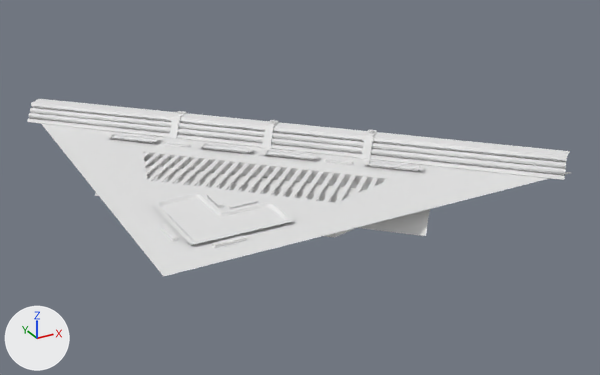
The FBX model Assets/GA/FBX/m_SolTriangle1x1_01.FBX, before and after one commit.
Camera for both pictures: a 50 mm lens placed at (-0.413, -1.258, 0.744), pointed at (0.518, 0.436, -0.103). The axes (+X, +Y, +Z) are drawn at lower left. The lights are the same throughout.

Names of what the first picture shows: 'triangle1*1'.
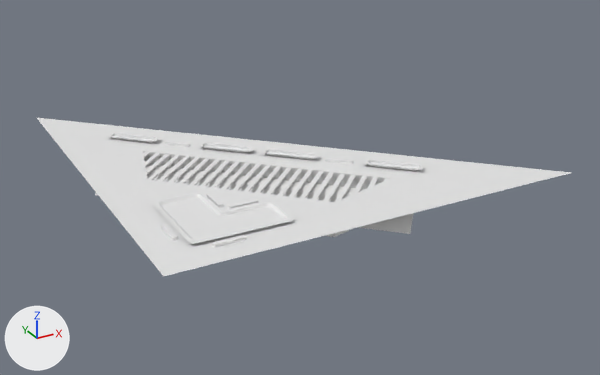
Where the change shows, as pixel boxes (x1, y1, x2, y2) in the pictures (600 x 375 px; the box of a moved part takes in the faces that stretch with it):
'triangle1*1', reshaped, rescaled, turned: before (27, 99, 571, 276); after (37, 118, 571, 276)
part 1 of me_mesh, moved or reshaped: before (146, 154, 170, 175); after (146, 154, 170, 174)
part 2 of me_mesh, moved or reshaped: before (148, 156, 180, 181); after (148, 155, 180, 180)
part 3 of me_mesh, moved or reshaped: before (158, 157, 190, 182); after (157, 156, 190, 181)
part 4 of me_mesh, moved or reshaped: before (190, 160, 220, 186); after (189, 159, 220, 185)
part 5 of me_mesh, moved or reshaped: (200, 161, 230, 187) in both
part 6 of me_mesh, moved or reshaped: before (243, 166, 271, 192); after (244, 165, 271, 192)
part 7 of me_mesh, moved or reshaped: before (255, 167, 281, 194); after (255, 166, 281, 193)
part 8 of me_mesh, moved or reshaped: before (266, 168, 292, 195); after (266, 167, 292, 194)
part 9 of me_mesh, moved or reshaped: before (335, 175, 356, 203); after (335, 174, 356, 202)
part 10 of me_mesh, moved or reshaped: before (352, 176, 368, 196); after (352, 176, 367, 195)
part 11 of me_mesh, moved or reshaped: before (199, 142, 255, 153); after (198, 142, 255, 153)
part 12 of me_mesh, moved or reshaped: before (107, 133, 160, 143); after (107, 132, 161, 142)
part 13 of me_mesh, moved or reshaped: (364, 159, 424, 171) in both
part 14 of me_mesh, moved or reshaped: before (262, 149, 320, 160); after (262, 148, 320, 159)
part 15 of me_mesh, deleted: before (27, 99, 570, 210)
part 16 of me_mesh, moved or reshaped: before (41, 123, 571, 250); after (37, 118, 571, 250)

Edits to the bpy script that builds the scene:
```text
Change me_mesh:
    used by ob_triangle1_1; location = (0.0, 0.0, 0.0); rotation_euler = (0.0, 0.0, 0.778), in degrees (0, 0, 45); scale = (0.0254, 0.0364, 0.0254)
    remove me_mesh.from_pydata(...)  # 1372 vertices, 2291 faces; spans x 0.0..28.7, y -19.3..19.6, z -3.3..2.1
    add me_mesh.from_pydata(...)  # 926 vertices, 1507 faces; spans x 0.0..39.4, y 0.0..39.4, z -3.3..0.3
    me_mesh part 1: the loose piece of 8 vertices spanning x 15.0..22.9, y 6.6..7.0, z -0.1..0.0 is turned 44.7 degrees about the z axis through its middle, then moved by (-12.2, 13.5, 0.0)
    me_mesh part 2: the loose piece of 8 vertices spanning x 15.0..22.9, y 5.9..6.2, z -0.1..0.0 is turned 44.7 degrees about the z axis through its middle, then moved by (-11.5, 13.5, 0.0)
    me_mesh part 3: the loose piece of 8 vertices spanning x 15.0..22.9, y 5.2..5.5, z -0.1..0.0 is turned 44.7 degrees about the z axis through its middle, then moved by (-10.8, 13.5, 0.0)
    me_mesh part 4: the loose piece of 8 vertices spanning x 15.0..22.9, y 3.0..3.4, z -0.1..0.0 is turned 44.7 degrees about the z axis through its middle, then moved by (-8.6, 13.5, 0.0)
    me_mesh part 5: the loose piece of 8 vertices spanning x 15.0..22.9, y 2.3..2.7, z -0.1..0.0 is turned 44.7 degrees about the z axis through its middle, then moved by (-7.9, 13.5, 0.0)
    me_mesh part 6: the loose piece of 8 vertices spanning x 15.1..22.9, y -0.5..-0.2, z -0.1..0.0 is turned 44.7 degrees about the z axis through its middle, then moved by (-5.1, 13.4, 0.0)
    me_mesh part 7: the loose piece of 8 vertices spanning x 15.1..22.9, y -1.2..-0.9, z -0.1..0.0 is turned 44.7 degrees about the z axis through its middle, then moved by (-4.4, 13.4, 0.0)
    me_mesh part 8: the loose piece of 8 vertices spanning x 15.1..23.0, y -1.9..-1.6, z -0.1..0.0 is turned 44.7 degrees about the z axis through its middle, then moved by (-3.7, 13.4, 0.0)
    me_mesh part 9: the loose piece of 8 vertices spanning x 15.1..23.0, y -6.2..-5.8, z -0.1..0.0 is turned 44.7 degrees about the z axis through its middle, then moved by (0.6, 13.3, 0.0)
    me_mesh part 10: the loose piece of 8 vertices spanning x 15.1..23.0, y -6.9..-6.6, z -0.1..0.0 is turned 44.7 degrees about the z axis through its middle, then moved by (1.3, 13.3, 0.0)
    me_mesh part 11: the loose piece of 48 vertices spanning x 23.7..24.9, y 1.3..5.2, z 0.1..0.3 is multiplied about the mesh origin by the matrix ((0.712, -1.006, 0.0), (0.702, 1.021, 0.0), (0.0, 0.0, 1.0))
    me_mesh part 12: the loose piece of 48 vertices spanning x 23.6..24.9, y 8.3..12.2, z 0.1..0.3 is multiplied about the mesh origin by the matrix ((0.712, -1.006, 0.0), (0.702, 1.021, 0.0), (0.0, 0.0, 1.0))
    me_mesh part 13: the loose piece of 48 vertices spanning x 23.8..25.1, y -10.1..-6.3, z 0.1..0.3 is multiplied about the mesh origin by the matrix ((0.712, -1.006, 0.0), (0.702, 1.021, 0.0), (0.0, 0.0, 1.0))
    me_mesh part 14: the loose piece of 48 vertices spanning x 23.8..25.0, y -3.2..0.7, z 0.1..0.3 is multiplied about the mesh origin by the matrix ((0.712, -1.006, 0.0), (0.702, 1.021, 0.0), (0.0, 0.0, 1.0))
    me_mesh part 15: 12 loose pieces with 590 vertices, spanning x 11.4..28.7, y -18.9..19.6, z -0.1..2.1, are deleted
    me_mesh part 16: 299 vertices removed from x 4.6..28.0, y -19.3..19.6, z -3.3..0.2; 299 vertices added at x 0.0..39.4, y 0.0..39.4, z -3.3..0.2
Change ob_triangle1_1:
    ob_triangle1_1.rotation_euler: (0.0, 0.0, 0.778) -> (0.0, 0.0, 0.0)  # degrees (0, 0, 45) -> degrees (0, 0, 0)
    ob_triangle1_1.scale: (0.0254, 0.0364, 0.0254) -> (0.0254, 0.0254, 0.0254)
```
